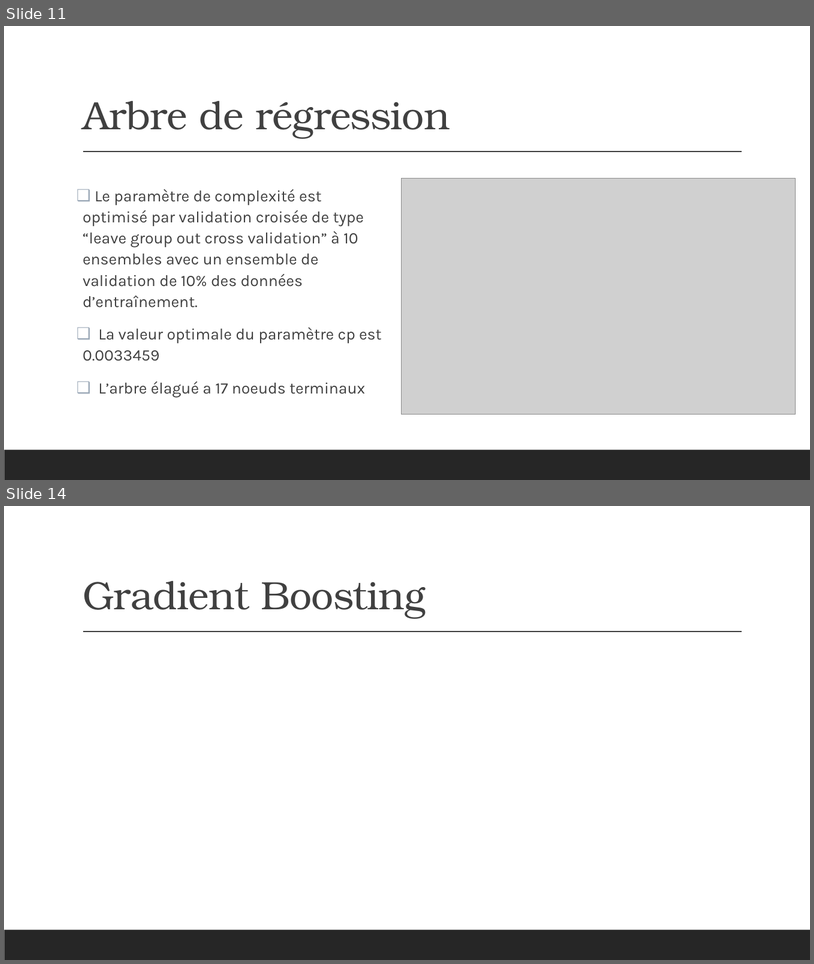
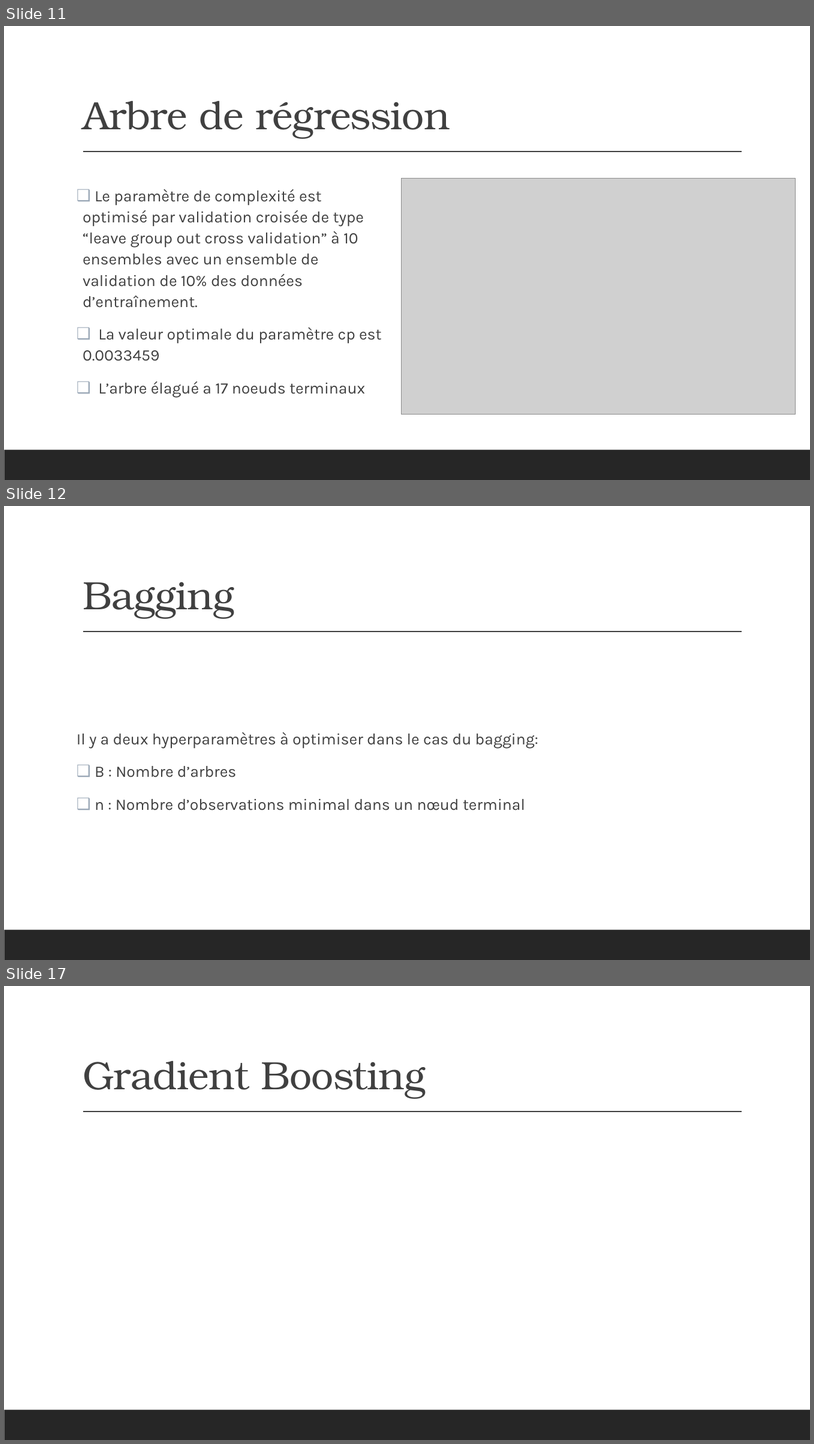
Before and after one commit to Dan-UL/PasDePlaziat, a slide deck: Final/Presentation_Equipe9.pptx. Shown one above the other, each under a label of ours: slides 11 and 14 before the commit, slides 11, 12 and 17 after it; the slides between them are not shown. The pictures are 814x964 and 814x1444 pixels, drawn with LibreOffice and Linux fonts; fonts in the diff are those of the drawing; grey boxes stand for pictures. Boxes give left, top, right and bottom in pixels: in the first picture for what was removed or moved away, otherwise in the second. Text is boxed around its words. In the diff, an @@ line names an element or a change of style, - is before the commit and + after.

```diff
--- a/Final/Presentation_Equipe9.pptx
+++ b/Final/Presentation_Equipe9.pptx
@@ slide 12 added at (x1=4, y1=506, x2=810, y2=960), background #FFFFFF; not listed: 2 template elements that a slide beside it also shows @@
@@ title added at (x1=83, y1=582, x2=234, y2=619), 47 pt, text #404040 @@
+Bagging
@@ text added at (x1=77, y1=732, x2=539, y2=810), 19 pt, text #404040 @@
+Il y a deux hyperparamètres à optimiser dans le cas du bagging:
+❑ B : Nombre d’arbres
+❑ n : Nombre d’observations minimal dans un nœud terminal
@@ what was slide 14 is now slide 17 @@
```
Also in this commit, not shown: 4 slides changed, 3 other slides added, 1 slide removed, 1 other file.
